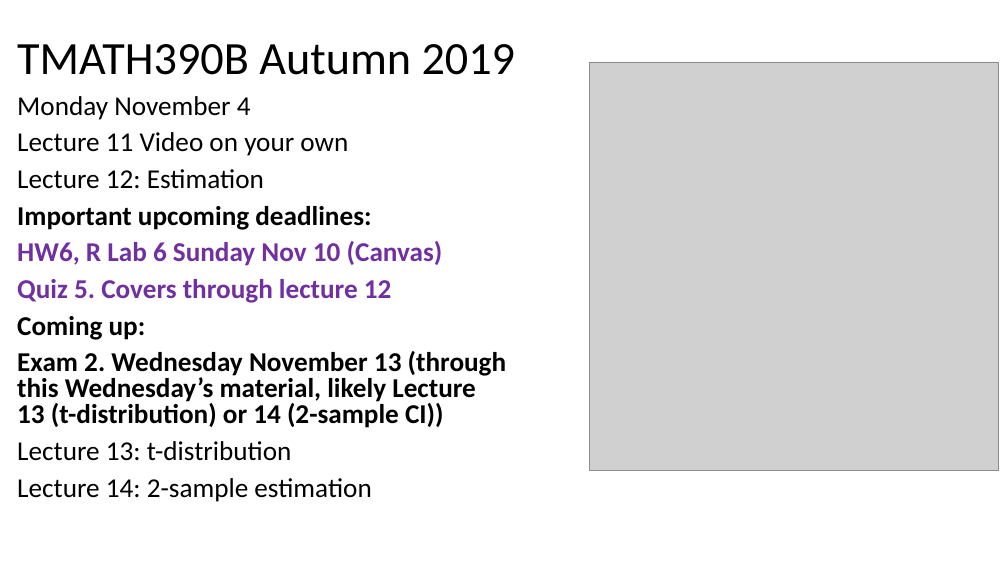
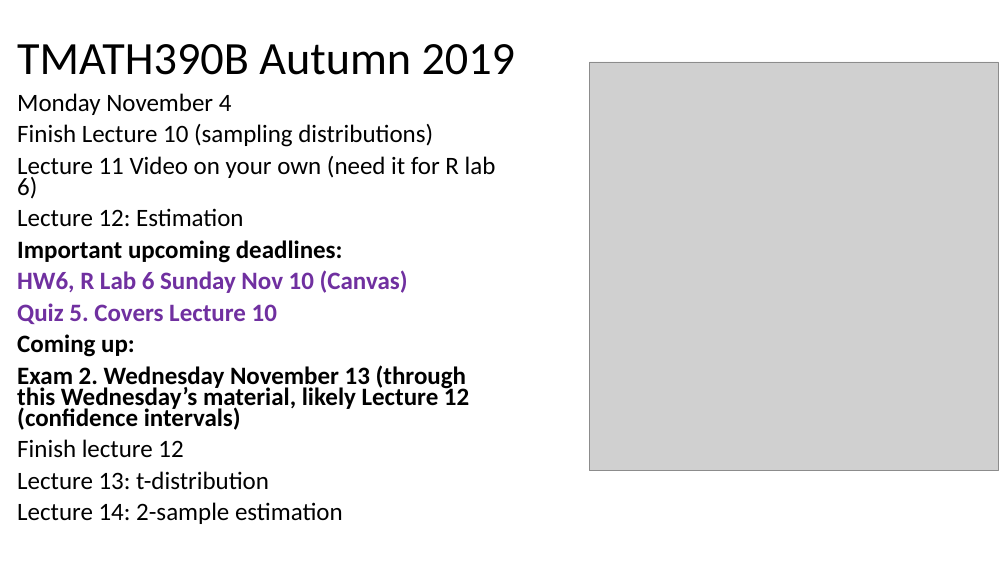
Before and after one commit to mkenn/TMATH390R, a slide deck: slide 13 of TMATH390InClassRProj/TMATH390Au19MW_DailyAgenda.pptx. Drawn at 1008x567 pixels with LibreOffice and Linux fonts; fonts in the diff are those of the drawing; grey boxes stand for pictures. Boxes give left, top, right and bottom in pixels: in the first picture for what was removed or moved away, otherwise in the second. Text is boxed around its words. In the diff, an @@ line names an element or a change of style, - is before the commit and + after.

```diff
--- a/TMATH390InClassRProj/TMATH390Au19MW_DailyAgenda.pptx
+++ b/TMATH390InClassRProj/TMATH390Au19MW_DailyAgenda.pptx
@@ text at (17, 93, 408, 524): size 25.9 to 23.8 pt in "Monday November 4", "Lecture 12: Estimation", "Important upcoming deadlines:", "HW6, R Lab 6 Sunday Nov 10 ..." and 3 more places; line spacing 0.8 to 0.7 @@
@@ text at (17, 124, 496, 199): text changed; size 25.9 to 23.8 pt @@
-Lecture 11 Video on your own
+Finish Lecture 10 (sampling distributions)
+Lecture 11 Video on your own (need it for R lab 6)
@@ text at (17, 303, 277, 324): text changed; size 25.9 to 23.8 pt @@
-Quiz 5. Covers through lecture 12
+Quiz 5. Covers Lecture 10
@@ text at (17, 365, 469, 457): text changed; size 25.9 to 23.8 pt @@
-Exam 2. Wednesday November 13 (through this Wednesday’s material, likely Lecture 13 (t-distribution) or 14 (2-sample CI))
+Exam 2. Wednesday November 13 (through this Wednesday’s material, likely Lecture 12 (confidence intervals)
+Finish lecture 12
```
Also in this commit, not shown: 1 other slide changed, 7 slides added.
